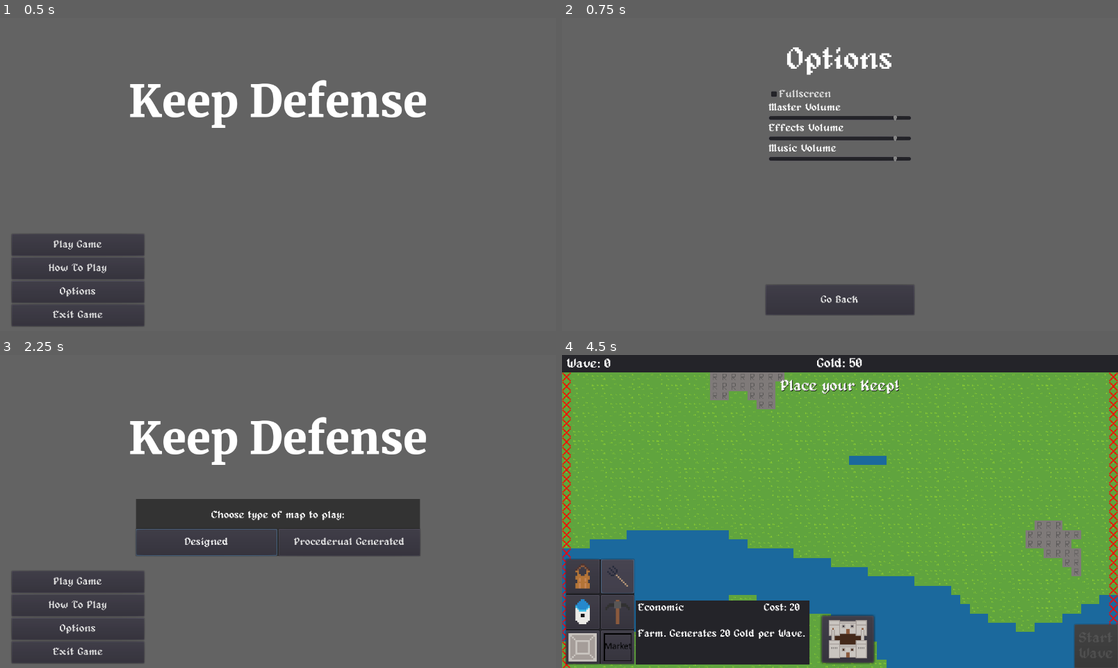
Above: before the commit, frames 1-4 (two rows, left to right).
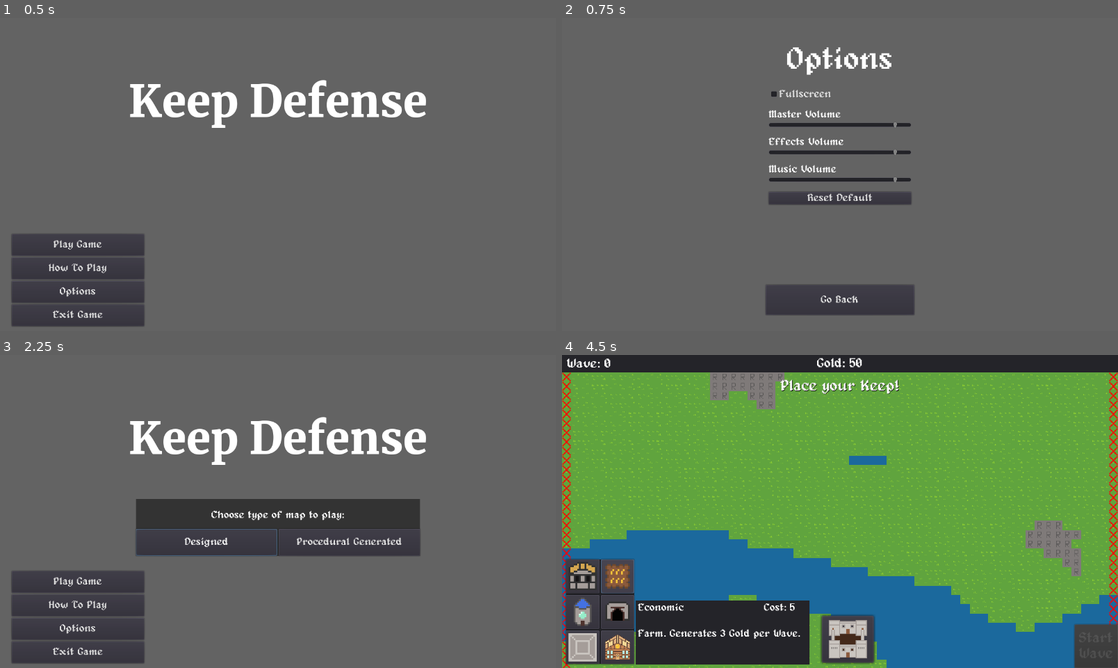
Above: after the commit, the same moments.

Repository: Joshua5437/Game-3
Game: Godot game, scene res://ui/main_menu/main_menu.tscn
Same seed, same stepped clock (60 frames per second), same inputs: the game is played once before the commit and once after it.
Inputs (mouse positions are in pixels of both pictures, inside the frame that each line leads up to):
- Up to frame 1 (0.5 s): no input
- Up to frame 2 (0.75 s): click "Options" at 0.5 s
- Up to frame 3 (2.25 s): click "Go Back" at 1.25 s; click "Play Game" at 2 s
- Up to frame 4 (4.5 s): click "Designed" at 2.75 s; click (584, 577) at 3.5 s; click (617, 577) at 4.25 s

Frame 1 is identical in both runs. In frame 2, 3.6% of the frame differs, in the area x 37-63%, y 27-60%; in frame 3, 0.3%; in frame 4, 1.6%.

Commit message:
final changes

Diff:
--- a/buildings/building.gd
+++ b/buildings/building.gd
@@ -2,6 +2,7 @@
 class_name Building
 
 signal destroyed
+signal rebuilt(building)
 
 const CELL_SIZE = 16
 
@@ -47,6 +48,8 @@
 	health = stats.health
 	$HealthBar.value = health
 
+	emit_signal("rebuilt", self)
+
 
 func get_grid_size():
 	# Enums start at zero, so the size has to be offset by one
--- a/buildings/defense/wall.tscn
+++ b/buildings/defense/wall.tscn
@@ -20,6 +20,3 @@
 hframes = 1
 vframes = 1
 frame = 0
-
-[node name="HealthBar" parent="." index="4"]
-visible = false
--- a/buildings/economic/farm.tscn
+++ b/buildings/economic/farm.tscn
@@ -1,9 +1,10 @@
-[gd_scene load_steps=6 format=2]
+[gd_scene load_steps=7 format=2]
 
 [ext_resource path="res://buildings/building.tscn" type="PackedScene" id=1]
 [ext_resource path="res://buildings/economic/economic_building.gd" type="Script" id=2]
 [ext_resource path="res://buildings/economic/farm_stats.tres" type="Resource" id=3]
 [ext_resource path="res://shaders/flash.gdshader" type="Shader" id=4]
+[ext_resource path="res://buildings/economic/farm.png" type="Texture" id=5]
 
 [sub_resource type="ShaderMaterial" id=1]
 resource_local_to_scene = true
@@ -17,4 +18,7 @@
 
 [node name="Sprite" parent="." index="0"]
 material = SubResource( 1 )
-frame = 3
+texture = ExtResource( 5 )
+hframes = 1
+vframes = 1
+frame = 0
--- a/buildings/economic/farm_stats.tres
+++ b/buildings/economic/farm_stats.tres
@@ -6,7 +6,7 @@
 script = ExtResource( 1 )
 name = "Farm"
 health = 1
-price = 20
-type = 0
+price = 5
+type = 1
 accepted_tiles = [ "grass" ]
-gold_production = 20
+gold_production = 3
--- a/buildings/economic/market.tscn
+++ b/buildings/economic/market.tscn
@@ -11,6 +11,9 @@
 shader_param/flash_color = Color( 1, 1, 1, 1 )
 shader_param/flash_modifer = 0.0
 
+[sub_resource type="RectangleShape2D" id=2]
+extents = Vector2( 24, 24 )
+
 [node name="Building" groups=["econ"] instance=ExtResource( 1 )]
 stats = ExtResource( 4 )
 building_size = 2
@@ -21,3 +24,6 @@
 hframes = 1
 vframes = 1
 frame = 0
+
+[node name="CollisionShape2D" parent="." index="1"]
+shape = SubResource( 2 )
--- a/buildings/economic/mine_stats.tres
+++ b/buildings/economic/mine_stats.tres
@@ -9,4 +9,4 @@
 price = 10
 type = 1
 accepted_tiles = [ "rock" ]
-gold_production = 15
+gold_production = 8
--- a/enemies/enemy.gd
+++ b/enemies/enemy.gd
@@ -25,6 +25,7 @@
 # Setups variables with the Enemy class
 func setup(p_map):
 	map = p_map
+	map.connect("pathfinding_changed", self, "generate_path")
 
 
 # Processes during game time
@@ -37,12 +38,26 @@
 		damage_target()
 
 
+func _physics_process(_delta):
+	if target == null:
+		return
+	var areas = $Range.get_overlapping_areas()
+	if target in areas:
+		in_range = true
+
+
+
 # Moves towards the target if not in range
 func move_towards_target(delta):
 	if target == null or in_range:
 		return
 	if path.empty():
 		generate_path()
+
+	# Double check if they do not have a path
+	if path.empty():
+		print("Cannot pathfind")
+		return
 
 	if global_position.distance_to(path[0]) < THRESHOLD:
 		# Removes path node if the enemy is close enough
@@ -109,10 +124,13 @@
 		return
 
 	building_values.sort_custom(self, "target_sort")
-	target = all_buildings[building_values[0][1]]
 
+	for valuable_building in building_values:
+		target = all_buildings[valuable_building[1]]
+		generate_path()
+		if not path.empty():
+			break
 	target.connect("die", self, "_on_Actor_death")
-	generate_path()
 
 
 # Generates path for the enemy to move through
--- a/global/player_data.gd
+++ b/global/player_data.gd
@@ -7,6 +7,10 @@
 
 var gold = 50 setget set_gold
 var game_over = false setget ,is_game_over
+
+
+func _ready():
+	gold = BASE_GOLD
 
 func reset():
 	game_over = false
--- a/mainScene.tscn
+++ b/mainScene.tscn
@@ -49,6 +49,7 @@
 
 [node name="Pause" parent="GUI" instance=ExtResource( 4 )]
 visible = false
+unpause_shortcut = null
 
 [node name="Borders" type="Node2D" parent="."]
 
@@ -83,6 +84,7 @@
 [connection signal="deselect_construction" from="." to="GUI/mainUI" method="_on_deselect_construction"]
 [connection signal="game_over" from="." to="PlayerCamera" method="_on_game_over"]
 [connection signal="game_over" from="." to="GUI/Pause" method="_on_game_over"]
+[connection signal="keep_rebuilt" from="." to="GUI/mainUI" method="_on_keep_rebuilt"]
 [connection signal="paused" from="." to="GUI/Pause" method="_on_paused"]
 [connection signal="placed_building" from="Map" to="." method="_on_Map_placed_building"]
 [connection signal="final_boss_killed" from="WaveSystem" to="GUI/mainUI" method="_on_final_boss_killed"]
--- a/maps/map.gd
+++ b/maps/map.gd
@@ -61,6 +61,7 @@
 		var tile_name = ground.tile_set.tile_get_name(tile_id)
 		astar.add_point(id(cell), cell, map_weights[tile_name])
 
+
 func _connect_points():
 	var used_cells = ground.get_used_cells()
 
@@ -75,6 +76,7 @@
 				# Connect the cell and the neighbor
 				astar.connect_points(id(cell), id(next_cell))
 
+
 # Returns if there is a building on the map
 # world_position: Global position
 func is_building_there(world_position):
@@ -82,6 +84,7 @@
 	var grid_coord = buildings.world_to_map(world_position)
 
 	return buildings.get_cellv(grid_coord) == NO_BUILDING
+
 
 # Places a building on the map (towers only, should be changed later)
 # world_position: Global position
@@ -140,12 +143,17 @@
 	# Setup new global position
 	building_instance.global_position = world_coord
 
+	# Connect signal so we can add back the point later
+	building_instance.connect("die", self, "_on_building_destroyed")
+	building_instance.connect("rebuilt", self, "_on_building_rebuilt")
+
 	# Add building to the world
 	add_child(building_instance)
 
 	emit_signal("placed_building", building_instance)
 
 	return true
+
 
 func is_building_placement_valid(grid_pos : Vector2, building : Building):
 	# Get the grid size of the building
@@ -164,6 +172,7 @@
 
 	return true
 
+
 # Returns whether the building grid is valid or not
 func validate_building_grid(grid_pos, accepted_tiles):
 	# Get ground ID
@@ -176,6 +185,7 @@
 	# Check that grid position is not on "implacable" position
 	if ground_id == ground.tile_set.find_tile_by_name("water"):
 		return false
+
 
 	# If the building has no accepted tiles, it can assumed that can be placed anywhere
 	# Otherwise, this statement will go through to check
@@ -189,6 +199,7 @@
 		if not found_acceptable_tile:
 			return false
 
+
 	# Check that there is no building in the grid position
 	if buildings.get_cellv(grid_pos) != TileMap.INVALID_CELL:
 		return false
@@ -202,6 +213,7 @@
 
 	return true
 
+
 # Removes grid point from A* pathfinding
 func remove_point(grid_pos):
 	# Convert to proper point id for A*
@@ -213,7 +225,7 @@
 		var neighbor_id = id(grid_pos + neighbor)
 
 		# Skip if neighboring point does not exist
-		if astar.has_point(neighbor_id):
+		if not astar.has_point(neighbor_id):
 			continue
 
 		# Disconnect between the point and neighbor
@@ -224,6 +236,35 @@
 
 	# Emit signal since A* pathfinding has changed
 	emit_signal("pathfinding_changed")
+
+
+# Adds grid point to A* pathfinding
+func add_point(grid_pos):
+	# Convert to proper point id for A*
+	var vec_id = id(grid_pos)
+
+	# Get the tile name from the cell for weight
+	var tile_id = ground.get_cellv(grid_pos)
+	var tile_name = ground.tile_set.tile_get_name(tile_id)
+
+	# Adds point to A* pathfinding
+	astar.add_point(vec_id, grid_pos, map_weights[tile_name])
+
+	# Remove any neighboring points to the point
+	for neighbor in CELL_NEIGHBORS:
+		# Convert to proper neighbor id for A*
+		var neighbor_id = id(grid_pos + neighbor)
+
+		# Skip if neighboring point does not exist
+		if not astar.has_point(neighbor_id):
+			continue
+
+		# Connect between the point and neighbor
+		astar.connect_points(vec_id, neighbor_id)
+
+	# Emit signal since A* pathfinding has changed
+	emit_signal("pathfinding_changed")
+
 
 # Returns A* path using from and to positions
 func get_path_to_point(from: Vector2, to: Vector2):
@@ -244,6 +285,7 @@
 
 	return path
 
+
 func get_cell_weight(world_position: Vector2):
 	# Convert world position to grid position
 	var grid_pos = ground.world_to_map(world_position)
@@ -255,6 +297,7 @@
 	# Return tile weight using the tile name
 	return map_weights[cell_tile_name]
 
+
 func get_cell_speed_modifier(world_position):
 	var grid_pos = ground.world_to_map(world_position)
 
@@ -264,6 +307,7 @@
 
 	# Return tile weight using the tile name
 	return enemy_speed_weights[cell_tile_name]
+
 
 # Return random position on the map edge
 func randomize_edge_position():
@@ -286,14 +330,17 @@
 	var world_pos = ground.map_to_world(grid_pos) + CENTER_OFFSET
 	return world_pos
 
+
 func get_grid_center_position(world_position):
 	var grid_pos = ground.world_to_map(world_position)
 	var new_pos = ground.map_to_world(grid_pos) + CENTER_OFFSET
 	return new_pos
 
+
 # Returns unqiue id using cantor pairing function
 func id(vec : Vector2):
 	return (vec.x + vec.y) * (vec.x + vec.y + 1) / 2 + vec.y
+
 
 func preset_edge_position(edge):
 	var grid_pos : Vector2
@@ -316,3 +363,27 @@
 
 	var world_pos = ground.map_to_world(grid_pos) + CENTER_OFFSET
 	return world_pos
+
+
+# Once a building is destroyed, we should add back the point
+func _on_building_destroyed(building : Building):
+	var grid_pos = ground.world_to_map(building.global_position)
+	add_point(grid_pos)
+
+	# Add points if size bigger than 1x1
+	match building.building_size:
+		Building.BuildingSize._3x3:
+			for neighbor in CELL_NEIGHBORS:
+				add_point(grid_pos + neighbor)
+
+
+# Once a building is rebuilt, we should remove point
+func _on_building_rebuilt(building : Building):
+	var grid_pos = ground.world_to_map(building.global_position)
+	remove_point(grid_pos)
+
+	# Remove points if size bigger than 1x1
+	match building.building_size:
+		Building.BuildingSize._3x3:
+			for neighbor in CELL_NEIGHBORS:
+				remove_point(grid_pos + neighbor)
--- a/maps/procedural_map.gd
+++ b/maps/procedural_map.gd
@@ -1,6 +1,7 @@
 extends "res://maps/map.gd"
 
 const TILE_NAMES = ["grass", "rock"]
+
 
 func generate_map():
 	ground.clear()
--- a/procedural_scene.tscn
+++ b/procedural_scene.tscn
@@ -26,3 +26,6 @@
 "Wolf": ExtResource( 3 ),
 "Zombie": ExtResource( 6 )
 }
+
+[node name="Pause" parent="GUI" index="1"]
+unpause_shortcut = null
--- a/scripts/game.gd
+++ b/scripts/game.gd
@@ -4,6 +4,7 @@
 signal paused
 
 signal deselect_construction
+signal keep_rebuilt
 
 onready var map = $Map
 onready var buildSound = $BuildSound
@@ -101,6 +102,10 @@
 	if not keep.destroyed:
 		return
 	if PlayerData.gold >= keep.stats.get_repair_price():
-		return
-	$LoseSound.play()
-	PlayerData.declare_game_over()
+		# Substract from player's gold
+		PlayerData.gold -= keep.stats.get_repair_price()
+		keep.rebuild()
+		emit_signal("keep_rebuilt")
+	else:
+		$LoseSound.play()
+		PlayerData.declare_game_over()
--- a/ui/main_menu/how_to_play.tscn
+++ b/ui/main_menu/how_to_play.tscn
@@ -1,66 +1,63 @@
-[gd_scene load_steps=8 format=2]
+[gd_scene load_steps=6 format=2]
 
 [ext_resource path="res://ui/main_menu/how_to_play.gd" type="Script" id=1]
-[ext_resource path="res://ui/fonts/Merriweather-Bold.ttf" type="DynamicFontData" id=2]
-[ext_resource path="res://ui/fonts/Merriweather-Regular.ttf" type="DynamicFontData" id=3]
+[ext_resource path="res://ui/fonts/alagard.ttf" type="DynamicFontData" id=2]
+[ext_resource path="res://ui/theme.tres" type="Theme" id=3]
 [ext_resource path="res://ui/template_button.gd" type="Script" id=4]
 
 [sub_resource type="DynamicFont" id=1]
-size = 50
-font_data = ExtResource( 2 )
-
-[sub_resource type="DynamicFont" id=2]
-size = 20
-font_data = ExtResource( 3 )
-
-[sub_resource type="DynamicFont" id=8]
+size = 72
 font_data = ExtResource( 2 )
 
 [node name="HowToPlay" type="Control"]
 anchor_right = 1.0
 anchor_bottom = 1.0
+theme = ExtResource( 3 )
 script = ExtResource( 1 )
 
 [node name="VBoxContainer" type="VBoxContainer" parent="."]
 anchor_left = 0.5
 anchor_right = 0.5
 margin_left = -277.0
+margin_top = 17.0
 margin_right = 277.0
-margin_bottom = 268.0
+margin_bottom = 554.0
 grow_horizontal = 2
 grow_vertical = 0
 alignment = 1
 
 [node name="Title" type="Label" parent="VBoxContainer"]
 margin_right = 554.0
-margin_bottom = 64.0
+margin_bottom = 68.0
 custom_fonts/font = SubResource( 1 )
 text = "How to Play"
 align = 1
 
 [node name="Text" type="Label" parent="VBoxContainer"]
-margin_top = 68.0
+margin_top = 72.0
 margin_right = 554.0
-margin_bottom = 268.0
-custom_fonts/font = SubResource( 2 )
-text = "The demo is fairly simple. Click on one of the available buildings to choose it to place or press 1 for a bow and 2 to for a farm. Then click on the map where to place the building. Enemies will try to destroy the building, and you can click to rebuild it, for a cost. Farms produce money while bows shoot at the enemy. Press start wave or Q to spawn another enemy."
+margin_bottom = 537.0
+text = "The game is a base building and tower defense game. Your goal is to build up your base and face waves of undead monsters raised by the evil sorcerer. Reach wave 10 and you will face the evil sorcerer. Make sure your keep is well-defended along with farms, mines, and markets. Once you don't have enough gold to repair the keep (it will be automatically repaired if it gets destroyed), you lose the game.
+
+Controls:
+Escape - Pause/Deselect
+Left Click - Place building
+Right Click - Repair building
+WASD - Movement
+
+Control Hint: Hover some buttons and it will show shortcut tooltips."
 autowrap = true
 
-[node name="VBoxContainer2" type="VBoxContainer" parent="."]
+[node name="GoBack" type="Button" parent="."]
 anchor_left = 0.5
 anchor_top = 1.0
 anchor_right = 0.5
 anchor_bottom = 1.0
-margin_left = -37.0
-margin_top = -157.0
-margin_right = 38.0
-margin_bottom = -130.0
-
-[node name="GoBack" type="Button" parent="VBoxContainer2"]
-margin_right = 75.0
-margin_bottom = 27.0
-custom_fonts/font = SubResource( 8 )
+margin_left = -131.0
+margin_top = -104.0
+margin_right = 131.0
+margin_bottom = -31.0
 text = "Go back"
 script = ExtResource( 4 )
 
-[connection signal="pressed" from="VBoxContainer2/GoBack" to="." method="_on_Button_pressed"]
+[connection signal="pressed" from="GoBack" to="." method="_on_Button_pressed"]
--- a/ui/main_menu/map_popup.tscn
+++ b/ui/main_menu/map_popup.tscn
@@ -49,7 +49,7 @@
 margin_right = 654.0
 margin_bottom = 62.0
 size_flags_horizontal = 3
-text = "Procederual Generated"
+text = "Procedural Generated"
 
 [connection signal="popup_hide" from="Popup" to="." method="_on_Popup_popup_hide"]
 [connection signal="pressed" from="Popup/HBoxContainer/DesignMap" to="." method="_on_DesignMap_pressed"]
--- a/ui/main_menu/options.gd
+++ b/ui/main_menu/options.gd
@@ -53,3 +53,10 @@
 	var bus_index = AudioServer.get_bus_index(bus_name)
 	AudioServer.set_bus_volume_db(bus_index, value)
 	config.set_value("Audio", bus_name.to_lower(), value)
+
+
+func _on_Default_pressed():
+	fullscreen_checkbox.pressed = false
+	master_volume.value = 0.0
+	effects_volume.value = 0.0
+	music_volume.value = 0.0
--- a/ui/main_menu/options.tscn
+++ b/ui/main_menu/options.tscn
@@ -48,6 +48,7 @@
 margin_top = -200.0
 margin_right = 164.0
 margin_bottom = 200.0
+custom_constants/separation = 20
 
 [node name="FullscreenCheckBox" type="CheckBox" parent="Container"]
 margin_right = 328.0
@@ -55,9 +56,9 @@
 text = "Fullscreen"
 
 [node name="MasterVolume" type="VBoxContainer" parent="Container"]
-margin_top = 35.0
+margin_top = 51.0
 margin_right = 328.0
-margin_bottom = 78.0
+margin_bottom = 94.0
 
 [node name="Label" type="Label" parent="Container/MasterVolume"]
 margin_right = 328.0
@@ -72,9 +73,9 @@
 max_value = 8.0
 
 [node name="EffectsVolume" type="VBoxContainer" parent="Container"]
-margin_top = 82.0
+margin_top = 114.0
 margin_right = 328.0
-margin_bottom = 125.0
+margin_bottom = 157.0
 
 [node name="Label" type="Label" parent="Container/EffectsVolume"]
 margin_right = 328.0
@@ -89,9 +90,9 @@
 max_value = 8.0
 
 [node name="MusicVolume" type="VBoxContainer" parent="Container"]
-margin_top = 129.0
+margin_top = 177.0
 margin_right = 328.0
-margin_bottom = 172.0
+margin_bottom = 220.0
 
 [node name="Label" type="Label" parent="Container/MusicVolume"]
 margin_right = 328.0
@@ -105,8 +106,15 @@
 min_value = -80.0
 max_value = 8.0
 
+[node name="Default" type="Button" parent="Container"]
+margin_top = 240.0
+margin_right = 328.0
+margin_bottom = 269.0
+text = "Reset Default"
+
 [connection signal="pressed" from="GoBackButton" to="." method="_on_GoBackButton_pressed"]
 [connection signal="toggled" from="Container/FullscreenCheckBox" to="." method="_on_FullscreenCheckBox_toggled"]
 [connection signal="value_changed" from="Container/MasterVolume/HSlider" to="." method="_on_Volume_value_changed" binds= [ "Master" ]]
 [connection signal="value_changed" from="Container/EffectsVolume/HSlider" to="." method="_on_Volume_value_changed" binds= [ "Effects" ]]
 [connection signal="value_changed" from="Container/MusicVolume/HSlider" to="." method="_on_Volume_value_changed" binds= [ "Music" ]]
+[connection signal="pressed" from="Container/Default" to="." method="_on_Default_pressed"]
--- a/ui/main_ui.tscn
+++ b/ui/main_ui.tscn
@@ -1,10 +1,10 @@
-[gd_scene load_steps=53 format=2]
+[gd_scene load_steps=54 format=2]
 
 [ext_resource path="res://ui/fonts/Merriweather-Black.ttf" type="DynamicFontData" id=1]
 [ext_resource path="res://ui/fonts/Merriweather-Bold.ttf" type="DynamicFontData" id=2]
 [ext_resource path="res://buildings/defense/archer-tower.png" type="Texture" id=3]
 [ext_resource path="res://buildings/defense/mage-tower.png" type="Texture" id=4]
-[ext_resource path="res://art/farm-icon.png" type="Texture" id=5]
+[ext_resource path="res://buildings/economic/farm.png" type="Texture" id=5]
 [ext_resource path="res://buildings/economic/mine.tscn" type="PackedScene" id=6]
 [ext_resource path="res://ui/fonts/alagard.ttf" type="DynamicFontData" id=7]
 [ext_resource path="res://ui/ui.gd" type="Script" id=8]
@@ -91,6 +91,22 @@
 [sub_resource type="ShortCut" id=14]
 shortcut = SubResource( 13 )
 
+[sub_resource type="Animation" id=21]
+resource_name = "KeepDestroyed"
+length = 10.0
+tracks/0/type = "value"
+tracks/0/path = NodePath("NoticeText:rect_position")
+tracks/0/interp = 1
+tracks/0/loop_wrap = true
+tracks/0/imported = false
+tracks/0/enabled = true
+tracks/0/keys = {
+"times": PoolRealArray( 0, 1, 9, 10 ),
+"transitions": PoolRealArray( 1, 1, 1, 1 ),
+"update": 0,
+"values": [ Vector2( 0, -48 ), Vector2( 0, 45 ), Vector2( 0, 45 ), Vector2( 0, -48 ) ]
+}
+
 [sub_resource type="Animation" id=18]
 resource_name = "Moving"
 length = 2.0
@@ -160,9 +176,8 @@
 [node name="NoticeText" type="Label" parent="."]
 anchor_left = 0.5
 anchor_right = 0.5
-margin_left = -640.0
 margin_top = 45.0
-margin_right = 640.0
+margin_right = 1280.0
 margin_bottom = 90.002
 grow_horizontal = 2
 theme = ExtResource( 13 )
@@ -377,6 +392,7 @@
 
 [node name="NoticeAnimation" type="AnimationPlayer" parent="."]
 autoplay = "Moving"
+anims/KeepDestroyed = SubResource( 21 )
 anims/Moving = SubResource( 18 )
 anims/RESET = SubResource( 19 )
 anims/ShowAndHide = SubResource( 20 )
--- a/ui/pause.gd
+++ b/ui/pause.gd
@@ -41,3 +41,23 @@
 func _on_paused():
 	show()
 	is_paused = true
+
+
+func _on_Options_go_back():
+	top_button.shortcut = unpause_shortcut
+	$OptionsBG.hide()
+
+
+func _on_Options_pressed():
+	top_button.shortcut = null
+	$OptionsBG.show()
+
+
+func _on_HowToPlay_pressed():
+	top_button.shortcut = null
+	$HowToPlayBG.show()
+
+
+func _on_HowToPlay_go_back_pressed():
+	top_button.shortcut = unpause_shortcut
+	$HowToPlayBG.hide()
--- a/ui/pause.tscn
+++ b/ui/pause.tscn
@@ -1,10 +1,23 @@
-[gd_scene load_steps=11 format=2]
+[gd_scene load_steps=15 format=2]
 
 [ext_resource path="res://ui/fonts/alagard.ttf" type="DynamicFontData" id=1]
 [ext_resource path="res://ui/pause.gd" type="Script" id=2]
 [ext_resource path="res://ui/theme.tres" type="Theme" id=3]
 [ext_resource path="res://ui/main_menu/main_menu.tscn" type="PackedScene" id=4]
 [ext_resource path="res://ui/template_button.gd" type="Script" id=5]
+[ext_resource path="res://ui/main_menu/options.tscn" type="PackedScene" id=6]
+[ext_resource path="res://ui/main_menu/how_to_play.tscn" type="PackedScene" id=7]
+
+[sub_resource type="InputEventAction" id=12]
+action = "pause"
+pressed = true
+
+[sub_resource type="ShortCut" id=13]
+shortcut = SubResource( 12 )
+
+[sub_resource type="DynamicFont" id=7]
+size = 72
+font_data = ExtResource( 1 )
 
 [sub_resource type="InputEventAction" id=10]
 action = "pause"
@@ -13,16 +26,12 @@
 [sub_resource type="ShortCut" id=11]
 shortcut = SubResource( 10 )
 
-[sub_resource type="DynamicFont" id=7]
-size = 72
-font_data = ExtResource( 1 )
-
-[sub_resource type="InputEventAction" id=8]
+[sub_resource type="InputEventAction" id=14]
 action = "pause"
 pressed = true
 
-[sub_resource type="ShortCut" id=9]
-shortcut = SubResource( 8 )
+[sub_resource type="ShortCut" id=15]
+shortcut = SubResource( 14 )
 
 [node name="Pause" type="Control"]
 pause_mode = 2
@@ -31,7 +40,7 @@
 theme = ExtResource( 3 )
 script = ExtResource( 2 )
 return_menu_scene = ExtResource( 4 )
-unpause_shortcut = SubResource( 11 )
+unpause_shortcut = SubResource( 13 )
 
 [node name="Background" type="ColorRect" parent="."]
 anchor_right = 1.0
@@ -57,31 +66,76 @@
 margin_left = -168.0
 margin_top = -117.0
 margin_right = 168.0
-margin_bottom = 117.0
+margin_bottom = 190.0
 alignment = 1
 
 [node name="Top" type="Button" parent="Buttons"]
 margin_right = 336.0
-margin_bottom = 90.0
+margin_bottom = 73.0
 size_flags_vertical = 3
-shortcut = SubResource( 9 )
+shortcut_in_tooltip = false
 text = "Resume"
 script = ExtResource( 5 )
 
-[node name="SpaceGap" type="Control" parent="Buttons"]
-margin_top = 94.0
+[node name="HowToPlay" type="Button" parent="Buttons"]
+margin_top = 77.0
 margin_right = 336.0
-margin_bottom = 139.0
+margin_bottom = 151.0
 size_flags_vertical = 3
-size_flags_stretch_ratio = 0.5
+shortcut_in_tooltip = false
+text = "How to Play"
+script = ExtResource( 5 )
+
+[node name="Options" type="Button" parent="Buttons"]
+margin_top = 155.0
+margin_right = 336.0
+margin_bottom = 229.0
+size_flags_vertical = 3
+shortcut_in_tooltip = false
+text = "Options"
+script = ExtResource( 5 )
 
 [node name="Bottom" type="Button" parent="Buttons"]
-margin_top = 143.0
+margin_top = 233.0
 margin_right = 336.0
-margin_bottom = 234.0
+margin_bottom = 307.0
 size_flags_vertical = 3
+shortcut_in_tooltip = false
 text = "Return to Menu"
 script = ExtResource( 5 )
 
+[node name="OptionsBG" type="ColorRect" parent="."]
+visible = false
+anchor_right = 1.0
+anchor_bottom = 1.0
+input_pass_on_modal_close_click = false
+color = Color( 0, 0, 0, 0.8 )
+
+[node name="Options" parent="OptionsBG" instance=ExtResource( 6 )]
+
+[node name="GoBackButton" parent="OptionsBG/Options" index="1"]
+shortcut_in_tooltip = false
+shortcut = SubResource( 11 )
+
+[node name="HowToPlayBG" type="ColorRect" parent="."]
+visible = false
+anchor_right = 1.0
+anchor_bottom = 1.0
+input_pass_on_modal_close_click = false
+color = Color( 0, 0, 0, 0.8 )
+
+[node name="HowToPlay" parent="HowToPlayBG" instance=ExtResource( 7 )]
+
+[node name="GoBack" parent="HowToPlayBG/HowToPlay" index="1"]
+shortcut_in_tooltip = false
+shortcut = SubResource( 15 )
+
 [connection signal="pressed" from="Buttons/Top" to="." method="_on_Top_pressed"]
+[connection signal="pressed" from="Buttons/HowToPlay" to="." method="_on_HowToPlay_pressed"]
+[connection signal="pressed" from="Buttons/Options" to="." method="_on_Options_pressed"]
 [connection signal="pressed" from="Buttons/Bottom" to="." method="_on_Bottom_pressed"]
+[connection signal="go_back" from="OptionsBG/Options" to="." method="_on_Options_go_back"]
+[connection signal="go_back_pressed" from="HowToPlayBG/HowToPlay" to="." method="_on_HowToPlay_go_back_pressed"]
+
+[editable path="OptionsBG/Options"]
+[editable path="HowToPlayBG/HowToPlay"]
--- a/ui/ui.gd
+++ b/ui/ui.gd
@@ -76,3 +76,9 @@
 
 func _on_deselect_construction():
 	$TowerInfo.hide()
+
+
+func _on_keep_rebuilt():
+	var keep = get_tree().get_nodes_in_group("keep")[0]
+	notice_text.text = "Keep destroyed but rebuilt again. Lost %s gold." % keep.stats.get_repair_price()
+	$NoticeAnimation.play("ShowAndHide")
Binary file changed: buildings/defense/archer-tower.png
Binary file changed: buildings/defense/mage-tower.png
Binary file added: buildings/economic/farm.png
Not shown, added: buildings/economic/farm.png.import
Binary file changed: buildings/economic/market.png
Not shown: 1 places in buildings/economic/market.tscn that only renumber resources
Binary file changed: buildings/economic/mine.png
